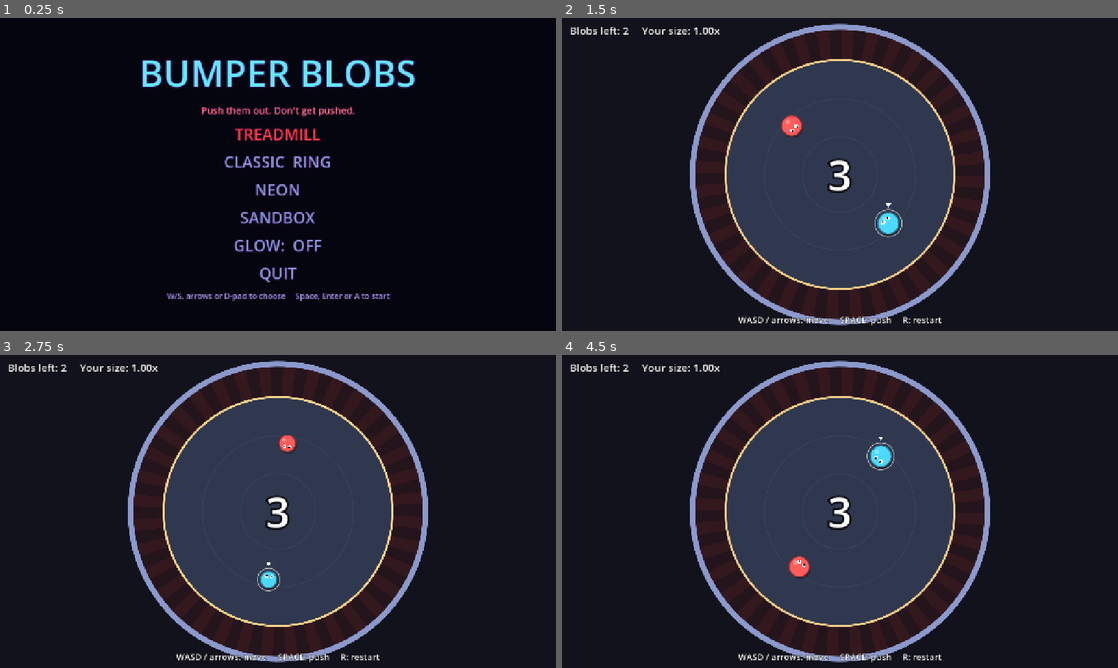
Above: before the commit, frames 1-4 (two rows, left to right).
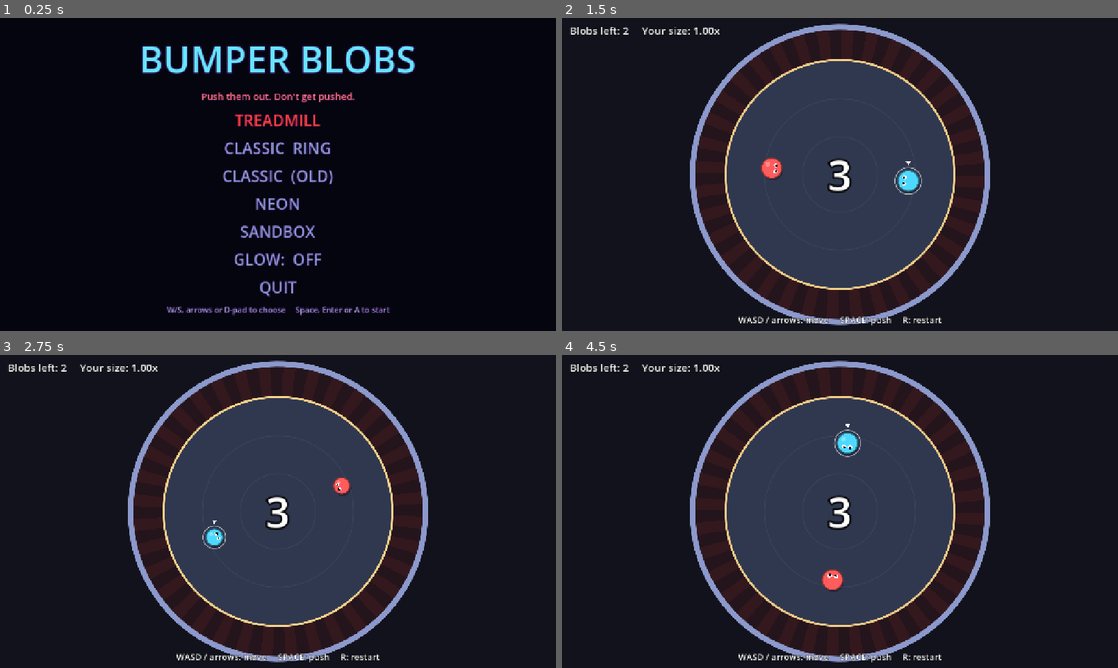
Above: after the commit, the same moments.

Repository: mrjkey/blobs
Game: Godot game, scene res://ui/menus/main_menu.tscn
Same seed, same stepped clock (60 frames per second), same inputs: the game is played once before the commit and once after it.
Inputs:
- Up to frame 1 (0.25 s): no input
- Up to frame 2 (1.5 s): click "CLASSIC RING" at 0.5 s; tap R (restart) at 1.25 s; hold D (move_right) from 1.28 s (still down); tap Space (push) at 1.35 s
- Up to frame 3 (2.75 s): tap R (restart) at 2 s; release D (move_right) at 2.03 s; hold S (move_down) from 2.03 s (still down); tap Space (push) at 2.1 s
- Up to frame 4 (4.5 s): tap R (restart) at 2.75, 3.5, 4.25 s; release S (move_down) at 2.78 s; hold D (move_right) 2.78-3.53 s; tap J at 2.85 s; tap Space (push) at 3.05, 3.8 s; hold W (move_up) 3.53-4.28 s; tap Enter at 3.6 s; hold A (move_left) from 4.28 s (still down); tap Keypad Enter at 4.35 s

The runs differ from the first frame. In frame 1, 9.4% of the frame differs, in the area x 25-75%, y 8-96%; in frame 2, 1.0%; in frame 3, 0.7%; in frame 4, 1.0%.
Error after the commit: Invalid access to property or key 'physics_frame' on a base object of type 'null instance'. (res://ui/hud/hud.gd:42)

Commit message:
moving code around

Diff:
--- /dev/null
+++ b/arena/ring_arena.gd
@@ -0,0 +1,136 @@
+@tool
+class_name RingArena
+extends Node2D
+## The sumo ring: a round floor inside a bouncy circular wall, with slow "mud"
+## between the two. A blob that stays in the mud for `ring_out_time` is out:
+## the arena calls `die()` on it and emits `blob_ringed_out`. Centred on this node.
+
+signal blob_ringed_out(blob: Blob)
+
+const WALL_FLASH_TIME := 0.35
+
+@export var ring_radius := 300.0: # the sumo ring; leave it and the clock starts
+	set(v):
+		ring_radius = v
+		queue_redraw()
+@export var wall_radius := 380.0: # bouncy outer wall (keeps blobs on screen)
+	set(v):
+		wall_radius = v
+		queue_redraw()
+@export var ring_out_time := 1.0 # how long you can be outside the ring before you're out
+## Off = blobs can sit in the mud without being knocked out (e.g. during a countdown).
+@export var counting := true
+
+@export_group("Colours")
+@export var floor_color := Color(0.19, 0.22, 0.31):
+	set(v):
+		floor_color = v
+		queue_redraw()
+@export var moat_color := Color(0.14, 0.08, 0.11):
+	set(v):
+		moat_color = v
+		queue_redraw()
+@export var ring_edge_color := Color(1.0, 0.85, 0.55):
+	set(v):
+		ring_edge_color = v
+		queue_redraw()
+@export var wall_color := Color(0.55, 0.6, 0.8):
+	set(v):
+		wall_color = v
+		queue_redraw()
+
+var wall_hits: Array = [] # {angle, age, power}
+var clock := 0.0
+var _outside := {} # Blob -> seconds spent outside the ring
+
+
+func _enter_tree() -> void:
+	add_to_group("arena")
+	add_to_group("blob_colliders")
+
+
+func _ready() -> void:
+	process_physics_priority = 20 # after blob abilities (10)
+
+
+func is_in_mud(pos: Vector2) -> bool:
+	return (pos - global_position).length() > ring_radius
+
+
+func collide(b: Blob, feel: PhysicsFeel) -> void:
+	var p := b.global_position - global_position
+	var dist := p.length()
+	var limit := wall_radius - b.radius
+	if dist <= limit:
+		return
+	var n := p / dist # outward
+	var impact := BlobPhysics.bounce(b, -n, dist - limit, feel.wall_restitution)
+	if impact <= 0.0:
+		return
+	var point := b.global_position + n * b.radius
+	BlobPhysics.wall_feedback(point, impact, wall_color)
+	if impact > 120.0:
+		wall_hits.append({"angle": n.angle(), "age": 0.0, "power": clampf(impact / 600.0, 0.0, 1.0)})
+
+
+func _physics_process(delta: float) -> void:
+	if Engine.is_editor_hint():
+		return
+	for b: Blob in get_tree().get_nodes_in_group("blobs"):
+		if not b.alive:
+			_outside.erase(b)
+			continue
+		var t: float = _outside.get(b, 0.0)
+		if is_in_mud(b.global_position):
+			t += delta
+			if t >= ring_out_time and counting:
+				_outside.erase(b)
+				b.ring_danger = 0.0
+				b.die()
+				blob_ringed_out.emit(b)
+				continue
+		else:
+			t = maxf(t - delta * 2.0, 0.0)
+		_outside[b] = t
+		b.ring_danger = clampf(t / ring_out_time, 0.0, 1.0)
+
+
+func _process(delta: float) -> void:
+	if Engine.is_editor_hint():
+		return
+	clock += delta
+	for hit in wall_hits:
+		hit["age"] += delta
+	wall_hits = wall_hits.filter(func(hit): return hit["age"] < WALL_FLASH_TIME)
+	queue_redraw()
+
+
+func _draw() -> void:
+	# Out-of-bounds mud between the ring and the wall, with slow hazard stripes.
+	draw_circle(Vector2.ZERO, wall_radius, moat_color)
+	var mid := (wall_radius + ring_radius) * 0.5
+	var stripe_w := wall_radius - ring_radius
+	var stripes := 36
+	for i in stripes:
+		var a0 := TAU * i / stripes + clock * 0.05
+		draw_arc(Vector2.ZERO, mid, a0, a0 + TAU / stripes * 0.5, 6, Color(1.0, 0.3, 0.25, 0.07), stripe_w, false)
+
+	# Ring floor.
+	draw_circle(Vector2.ZERO, ring_radius, floor_color)
+	for k: float in [0.33, 0.66]:
+		draw_arc(Vector2.ZERO, ring_radius * k, 0.0, TAU, 96, Color(1, 1, 1, 0.05), 2.0, true)
+	draw_circle(Vector2.ZERO, 6.0, Color(1, 1, 1, 0.08))
+	var edge_col := ring_edge_color
+	edge_col.a = 0.85 + 0.15 * sin(clock * 3.0)
+	draw_arc(Vector2.ZERO, ring_radius, 0.0, TAU, 128, edge_col, 5.0, true)
+
+	# Bouncy wall, with a flash where something just hit it.
+	var wall_r := wall_radius + 7.0
+	draw_arc(Vector2.ZERO, wall_r, 0.0, TAU, 128, wall_color, 14.0, true)
+	for hit in wall_hits:
+		var t: float = hit["age"] / WALL_FLASH_TIME
+		var power: float = hit["power"]
+		var ang: float = hit["angle"]
+		var span := 0.15 + 0.2 * power
+		draw_arc(Vector2.ZERO, wall_r, ang - span, ang + span, 16,
+			Color(1, 1, 1, (1.0 - t) * 0.9), 14.0 + 8.0 * power * (1.0 - t), true)
--- /dev/null
+++ b/food/food.gd
@@ -0,0 +1,42 @@
+class_name Food
+extends Node2D
+## A pellet. The first living blob to touch it eats it (and grows). Pops in
+## with an overshoot, then bobs.
+
+@export var radius := 7.0
+@export var color := Color(1.0, 0.9, 0.35)
+
+var age := 0.0
+var _seed := randf() * TAU
+
+
+func _enter_tree() -> void:
+	add_to_group("food")
+
+
+func _ready() -> void:
+	process_physics_priority = 20 # after blob abilities (10)
+
+
+func _physics_process(_delta: float) -> void:
+	for b: Blob in get_tree().get_nodes_in_group("blobs"):
+		if b.alive and b.global_position.distance_to(global_position) < b.radius + radius:
+			b.eat()
+			Juice.burst(global_position, color, 10, 160.0)
+			Sfx.play("pop", randf_range(0.95, 1.1), -2.0)
+			queue_free()
+			return
+
+
+func _process(delta: float) -> void:
+	age += delta
+	queue_redraw()
+
+
+func _draw() -> void:
+	var pop := minf(age / 0.25, 1.0)
+	var s := (1.0 + 0.4 * sin(pop * PI)) * pop
+	var r := radius * s * (1.0 + 0.12 * sin(age * 6.0 + _seed))
+	draw_circle(Vector2.ZERO, r * 2.0, Color(color, 0.15))
+	draw_circle(Vector2.ZERO, r, color)
+	draw_circle(Vector2(-r, -r) * 0.3, r * 0.35, Color(1, 1, 1, 0.6))
--- /dev/null
+++ b/food/food.tscn
@@ -0,0 +1,6 @@
+[gd_scene format=3]
+
+[ext_resource type="Script" path="res://food/food.gd" id="1_food"]
+
+[node name="Food" type="Node2D"]
+script = ExtResource("1_food")
--- /dev/null
+++ b/food/food_spawner.gd
@@ -0,0 +1,53 @@
+class_name FoodSpawner
+extends Node2D
+## Drops a `food_scene` every `interval` seconds (give or take 30%) at a free
+## spot inside the ring, up to `max_food` at once. The ring comes from the node
+## in group "arena" (`ring_radius`); without one, food lands within
+## `fallback_radius` of this node. Food is added as a child of this node.
+
+@export var food_scene: PackedScene = preload("res://food/food.tscn")
+@export var enabled := true # the mode turns it on when play starts
+@export var interval := 2.0
+@export var max_food := 6
+@export_range(0.0, 1.0) var ring_fraction := 0.8 # how far out from the centre food may land
+@export var fallback_radius := 300.0
+@export var first_delay := 1.0 # seconds before the first pellet
+
+var _timer := 0.0
+
+
+func _ready() -> void:
+	_timer = first_delay
+
+
+func _physics_process(delta: float) -> void:
+	if not enabled:
+		return
+	_timer -= delta
+	if _timer <= 0.0:
+		_timer = interval * randf_range(0.7, 1.3)
+		if get_tree().get_nodes_in_group("food").size() < max_food:
+			_spawn()
+
+
+func _spawn() -> void:
+	var center := global_position
+	var area := fallback_radius * ring_fraction
+	var arena := get_tree().get_first_node_in_group("arena")
+	if arena != null and "ring_radius" in arena:
+		center = arena.global_position
+		area = arena.ring_radius * ring_fraction
+	for _attempt in 12:
+		var p := center + Vector2.from_angle(randf() * TAU) * sqrt(randf()) * area
+		if _clear(p):
+			var f: Node2D = food_scene.instantiate()
+			add_child(f)
+			f.global_position = p
+			return
+
+
+func _clear(p: Vector2) -> bool:
+	for b: Blob in get_tree().get_nodes_in_group("blobs"):
+		if b.alive and b.global_position.distance_to(p) < b.radius + 30.0:
+			return false
+	return true
--- /dev/null
+++ b/modes/game_mode.gd
@@ -0,0 +1,125 @@
+class_name GameMode
+extends Node2D
+## Round rules shared by the modes: spawning blobs, the countdown, reacting to
+## eliminations, the win check and its banners, R to restart, Esc to quit.
+## A mode script extends this, spawns its blobs in _spawn_blobs(), starts its
+## hazards in _on_play_started() and stops them in _on_round_over(). Whatever
+## knocks a blob out (an arena, a laser) just calls `blob.die()`; the mode
+## hears it through `Blob.died`.
+
+enum State { COUNTDOWN, PLAYING, OVER }
+
+@export var blob_scene: PackedScene = preload("res://blob/blob.tscn")
+@export var blobs_node: Node2D # spawned blobs go here
+@export var hud: Hud
+@export var countdown_time := 2.4
+@export var hint := "" # controls line shown at the bottom
+@export_file("*.tscn") var menu_path := "res://ui/menus/main_menu.tscn"
+
+@export_group("Looks")
+@export var player_color := Color(0.3, 0.85, 1.0)
+@export var player_name := "You"
+@export var bot_names := PackedStringArray(["Bonk", "Wobbles", "Mochi", "Gummy", "Blorb", "Squish"])
+@export var bot_colors := PackedColorArray([
+	Color(1.0, 0.36, 0.36), Color(0.45, 0.9, 0.4), Color(1.0, 0.7, 0.25),
+	Color(0.75, 0.45, 1.0), Color(1.0, 0.5, 0.8), Color(0.95, 0.95, 0.4),
+])
+
+var state := State.COUNTDOWN
+
+
+func _ready() -> void:
+	hud.set_hint(hint)
+	_spawn_blobs()
+	await hud.play_countdown(countdown_time)
+	if state != State.COUNTDOWN:
+		return
+	state = State.PLAYING
+	for b in living_blobs():
+		b.active = true
+	_on_play_started()
+
+
+func _unhandled_input(event: InputEvent) -> void:
+	if event.is_action_pressed("restart"):
+		get_tree().reload_current_scene()
+	elif event.is_action_pressed("quit"):
+		get_tree().change_scene_to_file(menu_path)
+
+
+## Override: place the blobs with spawn_player() / spawn_bot().
+func _spawn_blobs() -> void:
+	pass
+
+
+## Override: turn on hazards, food and the like once the countdown is over.
+func _on_play_started() -> void:
+	pass
+
+
+## Override: turn them off again when the round is decided.
+func _on_round_over() -> void:
+	pass
+
+
+## Add a blob from `blob_scene`, steered by `controller`, frozen until the countdown ends.
+func spawn_blob(pos: Vector2, color: Color, display_name: String, controller: Node, stats: BlobStats = null) -> Blob:
+	var b: Blob = blob_scene.instantiate()
+	b.position = pos
+	b.color = color
+	b.display_name = display_name
+	if stats != null:
+		b.stats = stats
+	b.active = false
+	b.add_child(controller)
+	blobs_node.add_child(b)
+	b.died.connect(_on_blob_died)
+	return b
+
+
+func spawn_player(pos: Vector2) -> Blob:
+	return spawn_blob(pos, player_color, player_name, PlayerInput.new())
+
+
+## The `index`th bot (0-based) gets the `index`th name and colour.
+func spawn_bot(pos: Vector2, index: int, brain: BotBrain) -> Blob:
+	return spawn_blob(pos, bot_colors[index % bot_colors.size()], bot_names[index % bot_names.size()], brain)
+
+
+func living_blobs() -> Array[Blob]:
+	var out: Array[Blob] = []
+	for b: Blob in get_tree().get_nodes_in_group("blobs"):
+		if b.alive:
+			out.append(b)
+	return out
+
+
+func human_alive() -> Blob:
+	for b in living_blobs():
+		if b.is_human():
+			return b
+	return null
+
+
+func _on_blob_died(b: Blob) -> void:
+	if b.is_human():
+		hud.show_banner("BUMPED OUT!", Color(1.0, 0.45, 0.4), 2.0)
+	_check_round_over()
+
+
+## Override for other win rules. Default: last blob standing.
+func _check_round_over() -> void:
+	if state != State.PLAYING:
+		return
+	var left := living_blobs()
+	if left.size() > 1:
+		return
+	state = State.OVER
+	_on_round_over()
+	if left.is_empty():
+		hud.show_banner("DRAW!", Color.WHITE)
+	elif left[0].is_human():
+		hud.show_banner("YOU WIN!", Color(1.0, 0.9, 0.35))
+	else:
+		hud.show_banner("%s WINS" % left[0].display_name.to_upper(), left[0].color)
+	hud.set_hint("Press R to play again")
--- /dev/null
+++ b/modes/ring/ring.tscn
@@ -0,0 +1,35 @@
+[gd_scene format=3]
+
+[ext_resource type="Script" path="res://modes/ring/ring_game.gd" id="1_mode"]
+[ext_resource type="Script" path="res://fx/game_camera.gd" id="2_camera"]
+[ext_resource type="Script" path="res://arena/ring_arena.gd" id="3_arena"]
+[ext_resource type="Script" path="res://physics/blob_physics.gd" id="4_physics"]
+[ext_resource type="Script" path="res://food/food_spawner.gd" id="5_spawner"]
+[ext_resource type="PackedScene" path="res://fx/fx_layer.tscn" id="6_fx"]
+[ext_resource type="PackedScene" path="res://ui/hud/hud.tscn" id="7_hud"]
+
+[node name="Ring" type="Node2D" node_paths=PackedStringArray("blobs_node", "hud", "arena", "food_spawner")]
+script = ExtResource("1_mode")
+blobs_node = NodePath("Blobs")
+hud = NodePath("Hud")
+hint = "WASD / arrows: move     SPACE: push     R: restart"
+arena = NodePath("RingArena")
+food_spawner = NodePath("FoodSpawner")
+
+[node name="GameCamera" type="Camera2D" parent="."]
+script = ExtResource("2_camera")
+
+[node name="RingArena" type="Node2D" parent="."]
+script = ExtResource("3_arena")
+
+[node name="BlobPhysics" type="Node" parent="."]
+script = ExtResource("4_physics")
+
+[node name="FoodSpawner" type="Node2D" parent="."]
+script = ExtResource("5_spawner")
+
+[node name="Blobs" type="Node2D" parent="."]
+
+[node name="FxLayer" parent="." instance=ExtResource("6_fx")]
+
+[node name="Hud" parent="." instance=ExtResource("7_hud")]
--- /dev/null
+++ b/modes/ring/ring_game.gd
@@ -0,0 +1,40 @@
+extends GameMode
+## Classic sumo ring: you and the bots start on a circle facing the centre.
+## Push everyone out of the ring; food makes you bigger.
+
+@export var arena: RingArena
+@export var food_spawner: FoodSpawner
+@export var bot_count := 1
+
+
+func _ready() -> void:
+	arena.counting = false
+	food_spawner.enabled = false
+	super._ready()
+
+
+func _spawn_blobs() -> void:
+	var count := bot_count + 1
+	var start_angle := randf() * TAU
+	for i in count:
+		var pos := arena.global_position + Vector2.from_angle(start_angle + TAU * i / count) * arena.ring_radius * 0.6
+		var b: Blob = spawn_player(pos) if i == 0 else spawn_bot(pos, i - 1, RingBotBrain.new())
+		b.body.look = (arena.global_position - pos).normalized()
+
+
+func _on_play_started() -> void:
+	arena.counting = true
+	food_spawner.enabled = true
+
+
+func _on_round_over() -> void:
+	arena.counting = false
+	food_spawner.enabled = false
+
+
+func _process(_delta: float) -> void:
+	var status := "Blobs left: %d" % living_blobs().size()
+	var you := human_alive()
+	if you != null:
+		status += "     Your size: %.2fx" % you.mass
+	hud.set_status(status)
--- /dev/null
+++ b/ui/hud/hud.gd
@@ -0,0 +1,53 @@
+class_name Hud
+extends CanvasLayer
+## On-screen text for a round: a status line (top left), a hint (bottom) and a
+## big banner in the middle. Looks come from the theme on the Frame node.
+
+const BANNER_FADE := 0.4 # seconds a timed banner takes to fade out
+
+var _banner_life := -1.0
+
+@onready var status: Label = %Status
+@onready var hint: Label = %Hint
+@onready var banner: Label = %Banner
+
+
+func set_status(text: String) -> void:
+	status.text = text
+
+
+func set_hint(text: String) -> void:
+	hint.text = text
+
+
+## Show `text` in the middle. With `life` > 0 it fades out after that many
+## seconds; otherwise it stays until replaced.
+func show_banner(text: String, color: Color, life := -1.0) -> void:
+	banner.text = text
+	banner.modulate = color
+	_banner_life = life
+
+
+## Count 3, 2, 1 over `seconds` (with a pop on each number), then flash `go_text`.
+## Await it: `await hud.play_countdown(2.4)`.
+func play_countdown(seconds: float, go_text := "BUMP!") -> void:
+	var left := seconds
+	var shown := 0
+	while left > 0.0:
+		var n := ceili(left / (seconds / 3.0))
+		if n != shown:
+			shown = n
+			Sfx.play("pop", 0.8 + 0.1 * (3 - n))
+			show_banner(str(n), Color.WHITE)
+		await get_tree().physics_frame
+		left -= get_physics_process_delta_time() * Engine.time_scale
+	show_banner(go_text, Color(1.0, 0.9, 0.4), 0.8)
+	Sfx.play("pop", 0.6)
+
+
+func _process(delta: float) -> void:
+	if _banner_life > 0.0:
+		_banner_life -= delta
+		banner.modulate.a = clampf(_banner_life / BANNER_FADE, 0.0, 1.0)
+		if _banner_life <= 0.0:
+			banner.text = ""
--- /dev/null
+++ b/ui/hud/hud.tscn
@@ -0,0 +1,57 @@
+[gd_scene format=3]
+
+[ext_resource type="Script" path="res://ui/hud/hud.gd" id="1_hud"]
+[ext_resource type="Theme" path="res://ui/themes/hud_theme.tres" id="2_theme"]
+
+[node name="Hud" type="CanvasLayer"]
+script = ExtResource("1_hud")
+
+[node name="Frame" type="Control" parent="."]
+layout_mode = 3
+anchors_preset = 15
+anchor_right = 1.0
+anchor_bottom = 1.0
+grow_horizontal = 2
+grow_vertical = 2
+mouse_filter = 2
+theme = ExtResource("2_theme")
+
+[node name="Status" type="Label" parent="Frame"]
+unique_name_in_owner = true
+layout_mode = 1
+anchors_preset = 15
+anchor_right = 1.0
+anchor_bottom = 1.0
+offset_left = 18.0
+offset_top = 12.0
+grow_horizontal = 2
+grow_vertical = 2
+mouse_filter = 2
+theme_type_variation = &"StatusLabel"
+
+[node name="Hint" type="Label" parent="Frame"]
+unique_name_in_owner = true
+layout_mode = 1
+anchors_preset = 15
+anchor_right = 1.0
+anchor_bottom = 1.0
+offset_bottom = -12.0
+grow_horizontal = 2
+grow_vertical = 2
+mouse_filter = 2
+theme_type_variation = &"HintLabel"
+horizontal_alignment = 1
+vertical_alignment = 2
+
+[node name="Banner" type="Label" parent="Frame"]
+unique_name_in_owner = true
+layout_mode = 1
+anchors_preset = 15
+anchor_right = 1.0
+anchor_bottom = 1.0
+grow_horizontal = 2
+grow_vertical = 2
+mouse_filter = 2
+theme_type_variation = &"BannerLabel"
+horizontal_alignment = 1
+vertical_alignment = 1
--- a/ui/menus/main_menu.gd
+++ b/ui/menus/main_menu.gd
@@ -7,6 +7,7 @@
 
 @export_file("*.tscn") var treadmill_menu_path: String
 @export_file("*.tscn") var classic_path: String
+@export_file("*.tscn") var classic_old_path: String # temporary: the old classic, for comparing feel
 @export_file("*.tscn") var neon_path: String
 @export_file("*.tscn") var sandbox_path: String
 
@@ -24,6 +25,10 @@
 
 func _on_classic_button_pressed() -> void:
 	get_tree().change_scene_to_file(classic_path)
+
+
+func _on_classic_old_button_pressed() -> void:
+	get_tree().change_scene_to_file(classic_old_path)
 
 
 func _on_neon_button_pressed() -> void:
--- a/ui/menus/main_menu.tscn
+++ b/ui/menus/main_menu.tscn
@@ -13,7 +13,8 @@
 theme = ExtResource("2_theme")
 script = ExtResource("1_8gy84")
 treadmill_menu_path = "res://ui/menus/treadmill_menu.tscn"
-classic_path = "res://main.tscn"
+classic_path = "res://modes/ring/ring.tscn"
+classic_old_path = "res://main.tscn"
 neon_path = "res://neon.tscn"
 sandbox_path = "res://sandbox/sandbox.tscn"
 
@@ -61,6 +62,10 @@
 layout_mode = 2
 text = "CLASSIC  RING"
 
+[node name="ClassicOldButton" type="Button" parent="Center/Column/Buttons"]
+layout_mode = 2
+text = "CLASSIC  (OLD)"
+
 [node name="NeonButton" type="Button" parent="Center/Column/Buttons" unique_id=1317264583]
 layout_mode = 2
 text = "NEON"
@@ -86,6 +91,7 @@
 
 [connection signal="pressed" from="Center/Column/Buttons/TreadmillButton" to="." method="_on_treadmill_button_pressed"]
 [connection signal="pressed" from="Center/Column/Buttons/ClassicButton" to="." method="_on_classic_button_pressed"]
+[connection signal="pressed" from="Center/Column/Buttons/ClassicOldButton" to="." method="_on_classic_old_button_pressed"]
 [connection signal="pressed" from="Center/Column/Buttons/NeonButton" to="." method="_on_neon_button_pressed"]
 [connection signal="pressed" from="Center/Column/Buttons/SandboxButton" to="." method="_on_sandbox_button_pressed"]
 [connection signal="pressed" from="Center/Column/Buttons/GlowButton" to="." method="_on_glow_button_pressed"]
--- /dev/null
+++ b/ui/themes/hud_theme.tres
@@ -0,0 +1,13 @@
+[gd_resource type="Theme" format=3]
+
+[resource]
+Label/colors/font_color = Color(1, 1, 1, 1)
+Label/colors/font_outline_color = Color(0, 0, 0, 0.85)
+Label/constants/outline_size = 4
+StatusLabel/base_type = &"Label"
+StatusLabel/font_sizes/font_size = 24
+HintLabel/base_type = &"Label"
+HintLabel/font_sizes/font_size = 20
+BannerLabel/base_type = &"Label"
+BannerLabel/constants/outline_size = 19
+BannerLabel/font_sizes/font_size = 96
Not shown, added: arena/ring_arena.gd.uid
Not shown, added: food/food.gd.uid
Not shown, added: food/food_spawner.gd.uid
Not shown, added: modes/game_mode.gd.uid
Not shown, added: modes/ring/ring_game.gd.uid
Not shown, added: ui/hud/hud.gd.uid
Not shown, changed: docs/ARCHITECTURE.md
Not shown, changed: docs/REFACTOR_PLAN.md
